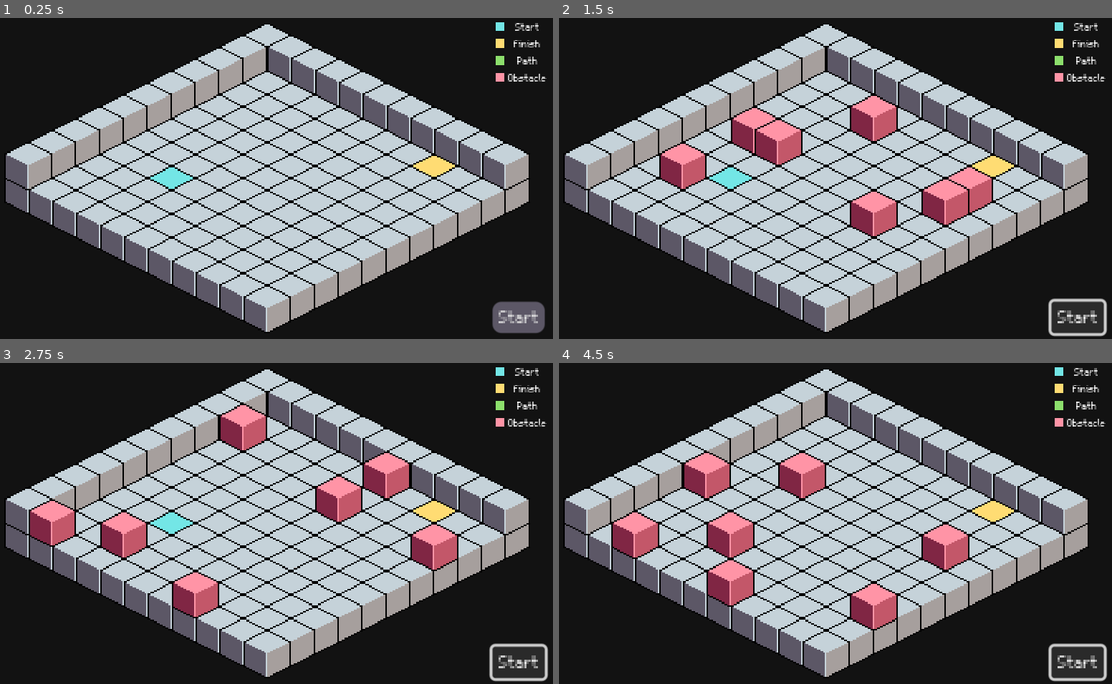
Above: before the commit, frames 1-4 (two rows, left to right).
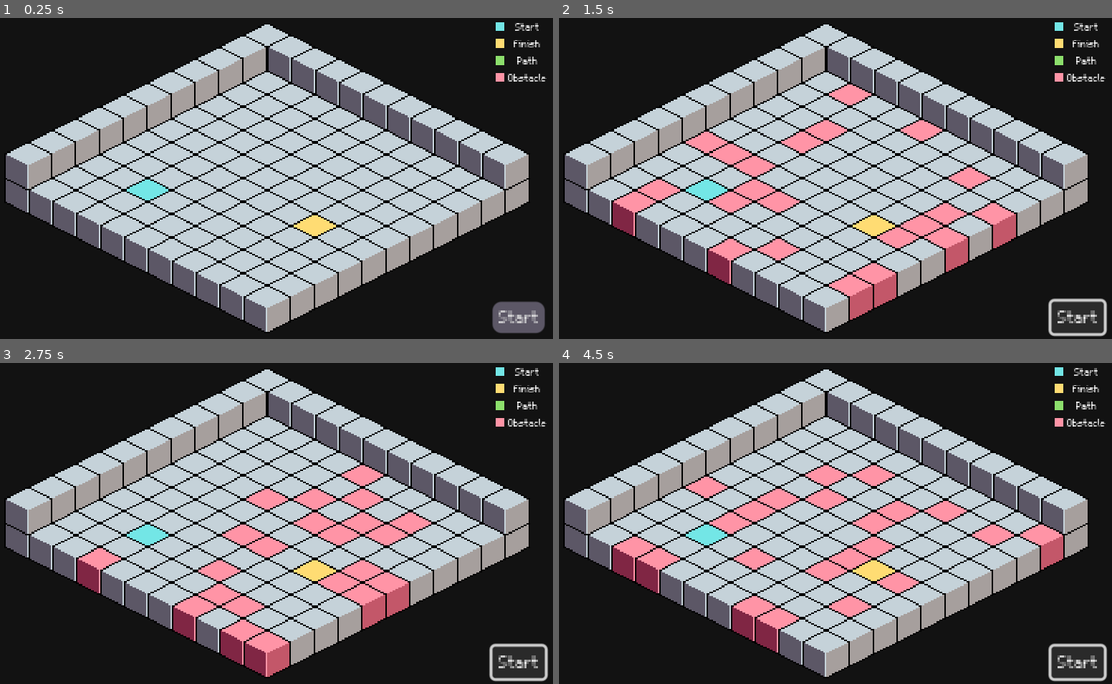
Above: after the commit, the same moments.

Repository: COMP359/Godot-Grassfire-Simulator
Game: Godot game, scene res://scenes/main.tscn
Two runs of this game, one before a commit and one after it. Both use one fixed random seed, a clock stepped at 60 frames per second and the inputs below.
Inputs:
- Up to frame 1 (0.25 s): no input
- Up to frame 2 (1.5 s): click "Start" at 0.5 s; click "Start" at 1.25 s
- Up to frame 3 (2.75 s): click "Start" at 2 s
- Up to frame 4 (4.5 s): tap Enter at 2.75, 4.25 s; tap Space at 3.5 s

The runs differ from the first frame. In frame 1, 1.1% of the frame differs, in the area x 22-83%, y 42-68%; in frame 2, 14%; in frame 3, 15%, in the area x 5-83%, y 12-98%; in frame 4, 13%.

Commit message:
Moved Obstacle down to ground layer

Diff:
--- a/scenes/main.gd
+++ b/scenes/main.gd
@@ -11,8 +11,9 @@
 @export_range(-9, 0) var start_position_y = 0
 @export_range(0, 9) var finish_position_x = 9
 @export_range(-9, 0) var finish_position_y = -9
-@export_range(5, 20, 1.5) var percentage_obstacles: float = 10
+@export_range(0, 25, 0.5) var percentage_obstacles: float = 10
 
+var empty_cube = Vector2i(0,0)
 var obstacle_cube = Vector2i(1,0)
 var path_cube = Vector2i(2,0)
 var start_cube = Vector2i(3,0)
@@ -51,12 +52,12 @@
 
 		if grid[randomX][randomY] == 0:
 			grid[randomX][randomY] = -3
-			tilemap.set_cell(1, Vector2i(randomX - 1, randomY - 1), 0, obstacle_cube)
-			obstacle_coords.append(Vector2i(randomX - 1, randomY - 1))
+			tilemap.set_cell(0, Vector2i(randomX, randomY), 0, obstacle_cube)
+			obstacle_coords.append(Vector2i(randomX, randomY))
 			obstaclesPlaced += 1
 
 func clear_grid():
 	for coord in obstacle_coords:
-		grid[coord.x + 1][coord.y + 1] = 0
-		tilemap.set_cell(1, coord, -1)
+		grid[coord.x][coord.y] = 0
+		tilemap.set_cell(0, coord, 0, empty_cube)
 	obstacle_coords.clear()
--- a/scenes/main.tscn
+++ b/scenes/main.tscn
@@ -11,10 +11,8 @@
 0:0/0/texture_origin = Vector2i(0, -8)
 1:0/0 = 0
 1:0/0/texture_origin = Vector2i(0, -8)
-1:0/0/custom_data_0 = true
 2:0/0 = 0
 2:0/0/texture_origin = Vector2i(0, -8)
-2:0/0/custom_data_1 = true
 3:0/0 = 0
 3:0/0/texture_origin = Vector2i(0, -8)
 0:1/0 = 0
@@ -29,12 +27,6 @@
 tile_layout = 5
 tile_offset_axis = 1
 tile_size = Vector2i(32, 16)
-custom_data_layer_0/name = "obstacle"
-custom_data_layer_0/type = 1
-custom_data_layer_1/name = "path"
-custom_data_layer_1/type = 1
-custom_data_layer_2/name = "finish"
-custom_data_layer_2/type = 1
 sources/0 = SubResource("TileSetAtlasSource_4kste")
 
 [sub_resource type="Theme" id="Theme_rmbfq"]
@@ -67,9 +59,10 @@
 [node name="main" type="Node2D"]
 script = ExtResource("1_joo28")
 start_position_x = 2
-start_position_y = -3
+start_position_y = -2
 finish_position_x = 7
-percentage_obstacles = 6.5
+finish_position_y = -4
+percentage_obstacles = 21.5
 
 [node name="grid" type="TileMap" parent="."]
 y_sort_enabled = true
